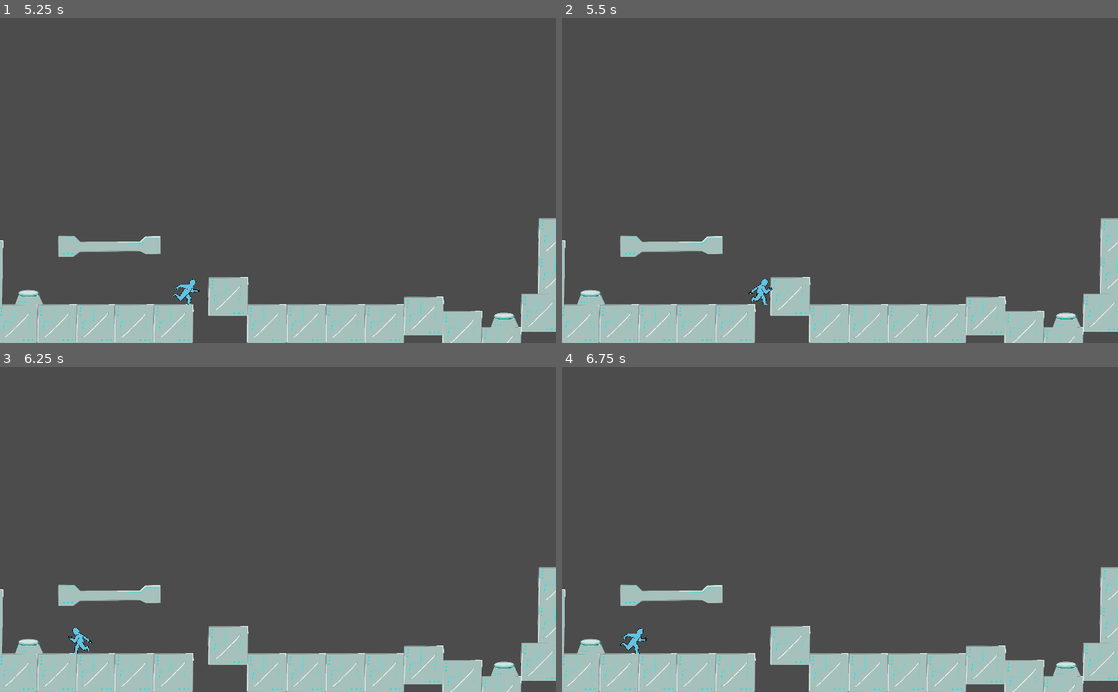
Above: before the commit, frames 1-4 (two rows, left to right).
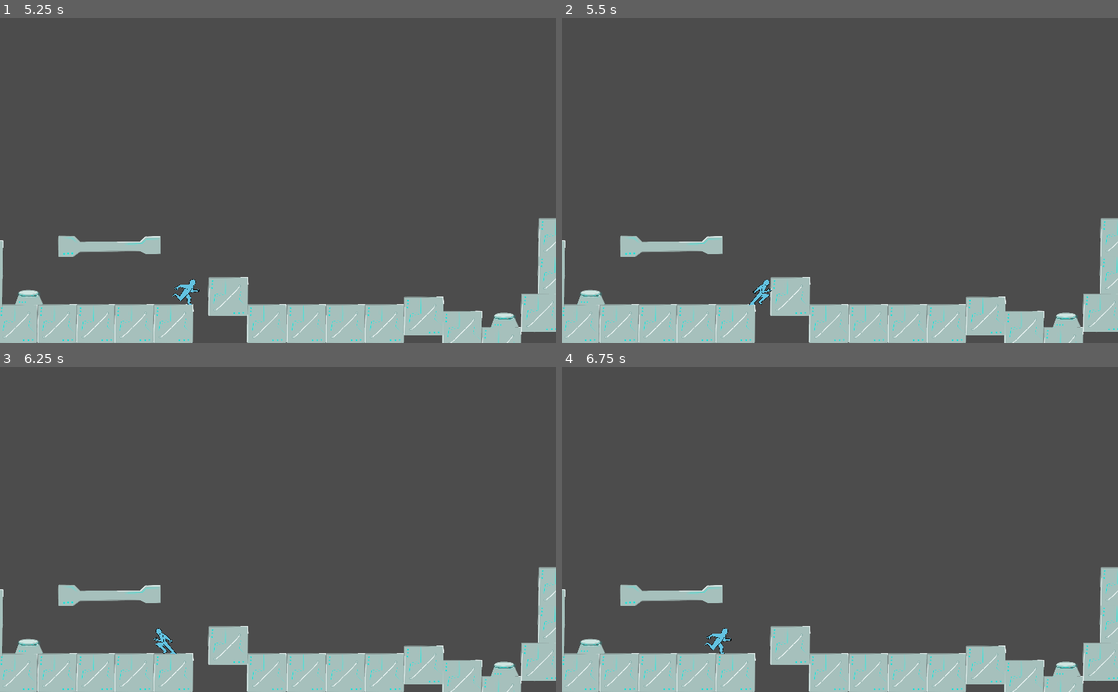
Above: after the commit, the same moments.

Repository: gobggj2022/GGJ-
Game: Godot game, scene res://src/Main/Game.tscn
The game is run twice, just before and just after one commit, with the same random seed, the same clock (stepped at 60 frames per second) and the same inputs.
Inputs:
- Up to frame 1 (5.25 s): click "PLAY" at 0.5 s; click "PLAY" at 1.25 s; hold Right (ui_right) 2.03-3.53 s; tap Space (ui_select) at 2.27, 3.02, 4.52 s; tap Enter at 2.75 s; hold Left (ui_left) 3.53-4.28 s; hold Right (ui_right) from 4.28 s (still down)
- Up to frame 2 (5.5 s): keep holding Right (ui_right); tap Space (ui_select) at 5.27 s
- Up to frame 3 (6.25 s): release Right (ui_right) at 5.78 s; hold Left (ui_left) from 5.78 s (still down); tap Space (ui_select) at 6.02 s
- Up to frame 4 (6.75 s): release Left (ui_left) at 6.53 s; hold Right (ui_right) from 6.53 s (still down)

Frame 1 is identical in both runs. In frame 2, 0.1% of the frame differs, in the area x 33-38%, y 80-89%; in frame 3, 0.3%; in frame 4, 0.3%, in the area x 10-31%, y 80-89%.

Commit message:
fix: enable just one dash

Diff:
--- a/src/Player/Player.gd
+++ b/src/Player/Player.gd
@@ -24,6 +24,7 @@
 var state: int
 var anim: String
 var new_anim: String
+var can_dash = true
 
 var count = 0
 #Our dictionary we store values too
@@ -57,8 +58,7 @@
 
 func do_record():
 	count += 1
-	print_debug(sprite)
-	save_data[String(count)] = [sprite.animation ,global_position, sprite.flip_h]
+	save_data[String(count)] = [sprite.animation,global_position, sprite.flip_h]
 
 func change_state(new_state):
 	if new_state != SNEAK:
@@ -102,7 +102,9 @@
 			else:
 				velocity.x += dash_speed
 		else:
-			dash()
+			if can_dash:
+				dash()
+				can_dash = false
 	elif down:
 		change_state(SNEAK)
 		sneakHitbox.disabled = false
@@ -126,7 +128,8 @@
 	get_input()
 	velocity.y += gravity * delta
 	if state == JUMP and is_on_floor() and velocity.y > 0:
-			change_state(IDLE)
+		can_dash = true
+		change_state(IDLE)
 	velocity = move_and_slide(velocity, Vector2(0, -1))
 
 func dash():
